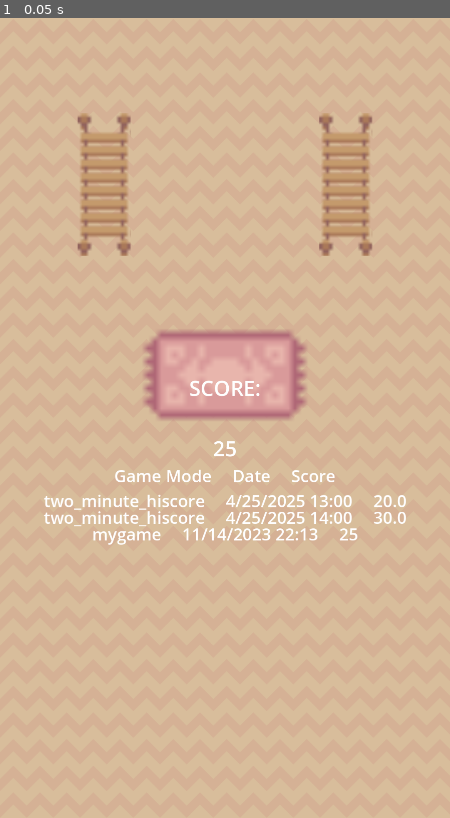
Above: before the commit, frame 1.
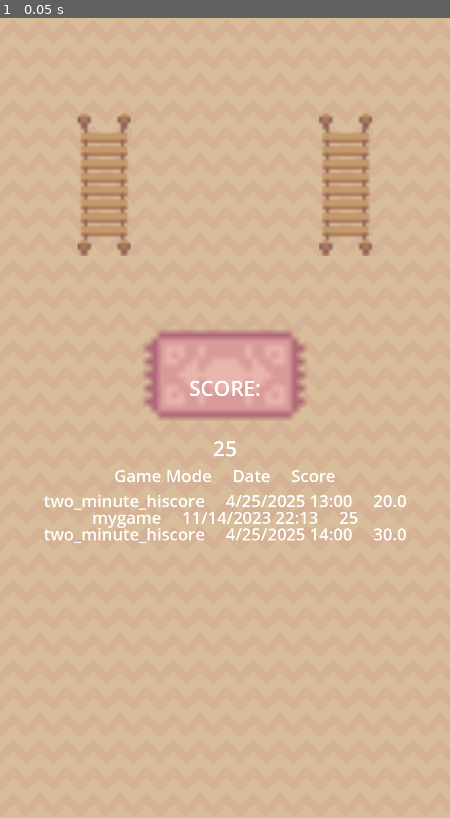
Above: after the commit, the same moment.

Repository: andrewcrisp/shelfsortinggame
Game: Godot game, scene res://scenes/score_report.tscn
Two runs of this game, one before a commit and one after it. Both use one fixed random seed, a clock stepped at 60 frames per second and the inputs below. This scene is started directly instead of the project's main scene.
Inputs:
- Up to frame 1 (0.05 s): no input

The runs differ from the first frame. In frame 1, 1.1% of the frame differs, in the area x 9-91%, y 61-66%.

Commit message:
Sort scores list

Diff:
--- a/scripts/high_score_viewer.gd
+++ b/scripts/high_score_viewer.gd
@@ -47,5 +47,11 @@
 				#$Control/ScoresList/Scores.add_child(newScore)
 
 func populateScoresList():
+	var oldscores :=$Control/ScoresList/Scores.get_children()
+	for child in oldscores:
+		$Control/ScoresList/Scores.remove_child(child)
+	hiscores.sort_custom(
+		func(a: ScoreEntry, b:ScoreEntry): return a.score < b.score
+	)
 	for i in hiscores:
 		$Control/ScoresList/Scores.add_child(i)
